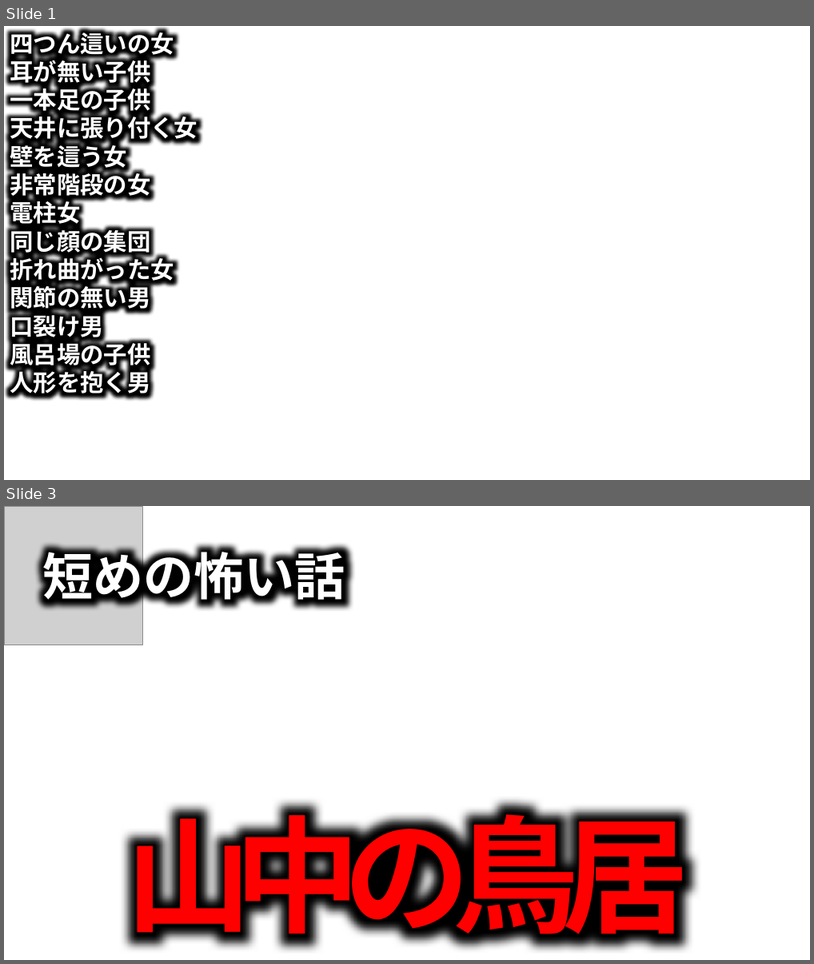
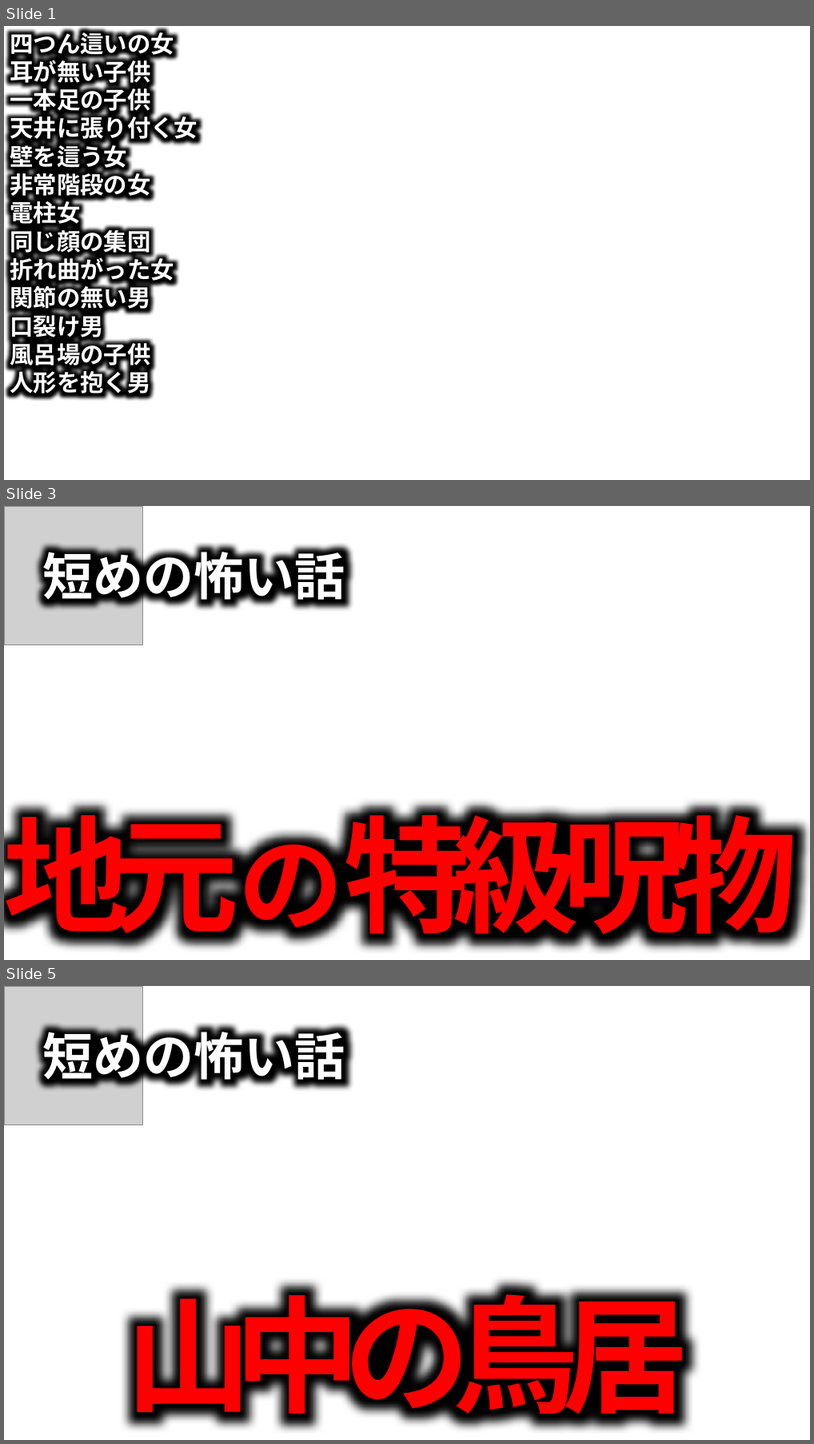
Before and after one commit to takeko333/ContentGenerator, a slide deck: bkup/Channels/ほたてまだこ/サムネイル_Horror.pptx. Shown one above the other, each under a label of ours: slides 1 and 3 before the commit, slides 1, 3 and 5 after it; the slides between them are not shown. The pictures are 814x964 and 814x1444 pixels, drawn with LibreOffice and Linux fonts; fonts in the diff are those of the drawing; grey boxes stand for pictures; background and template pictures are left out. Boxes give left, top, right and bottom in pixels: in the first picture for what was removed or moved away, otherwise in the second. Text is boxed around its words. In the diff, an @@ line names an element or a change of style, - is before the commit and + after.

```diff
--- a/bkup/Channels/ほたてまだこ/サムネイル_Horror.pptx
+++ b/bkup/Channels/ほたてまだこ/サムネイル_Horror.pptx
@@ slide 3 added at <box>4,506,810,960</box>, background picture (left out) @@
@@ picture added at <box>4,506,142,644</box> @@
@@ text added at <box>43,544,346,608</box>, 60 pt, text #FFFFFF, bold @@
+短めの怖い話
@@ text added at <box>4,794,798,953</box>, 150 pt, text gradient #FF0000 to #000000, bold @@
+地元の特級呪物
@@ what was slide 3 is now slide 5 @@
```
Also in this commit, not shown: 1 slide changed, 1 other slide added, 8 other files.
